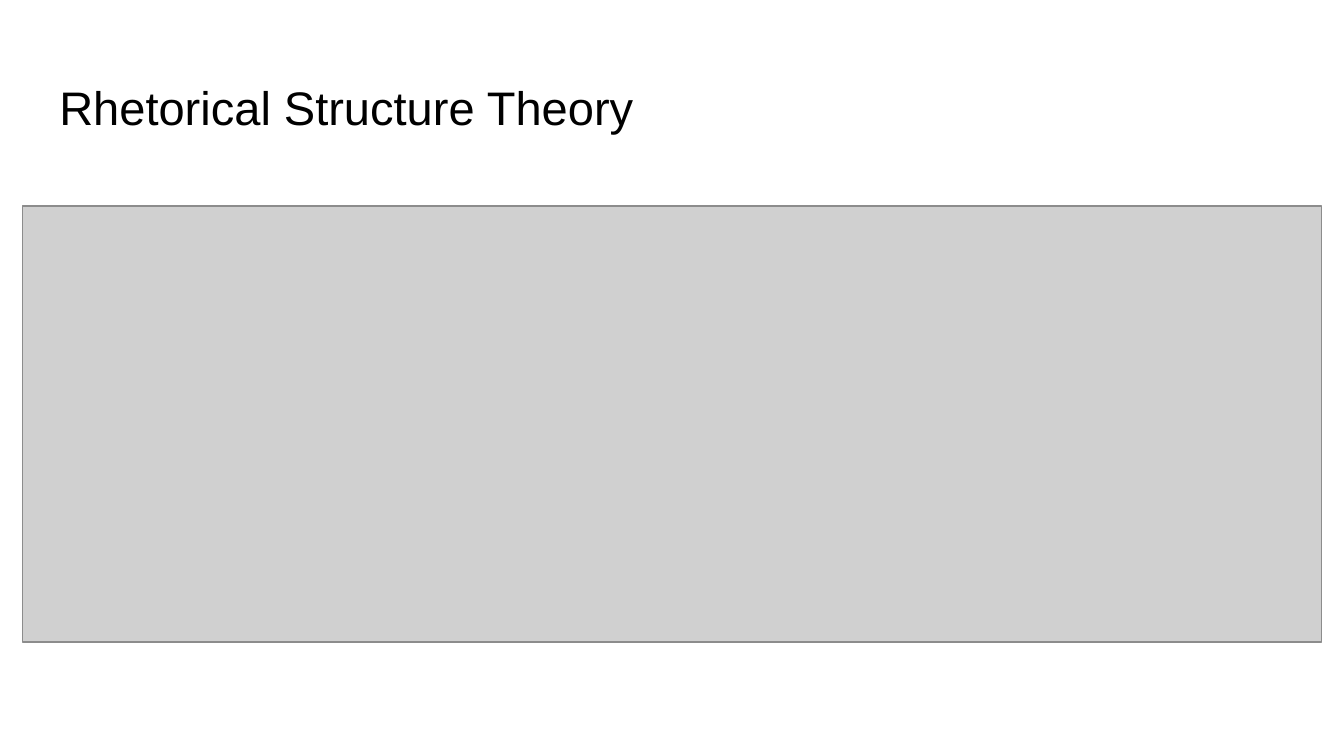
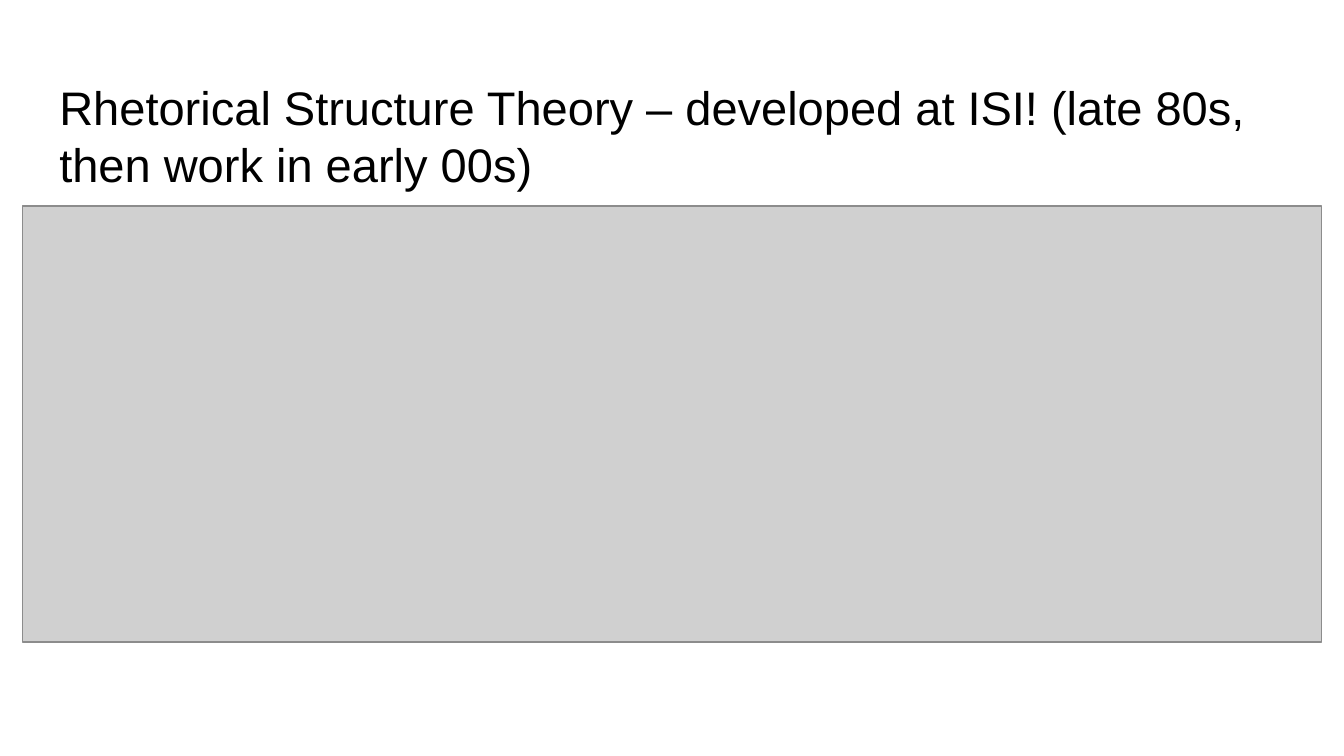
Before and after one commit to jonmay/USC-CS662, a slide deck: slide 12 of assets/files/discourse.pptx. Drawn at 1344x756 pixels with LibreOffice and Linux fonts; fonts in the diff are those of the drawing; grey boxes stand for pictures. Boxes give left, top, right and bottom in pixels: in the first picture for what was removed or moved away, otherwise in the second. Text is boxed around its words. In the diff, an @@ line names an element or a change of style, - is before the commit and + after.

```diff
--- a/assets/files/discourse.pptx
+++ b/assets/files/discourse.pptx
@@ title at box(59, 91, 1245, 191): text changed @@
-Rhetorical Structure Theory
+Rhetorical Structure Theory – developed at ISI! (late 80s, then work in early 00s)
```
Also in this commit, not shown: 28 other slides changed, 11 slides added, 1 slide removed.
